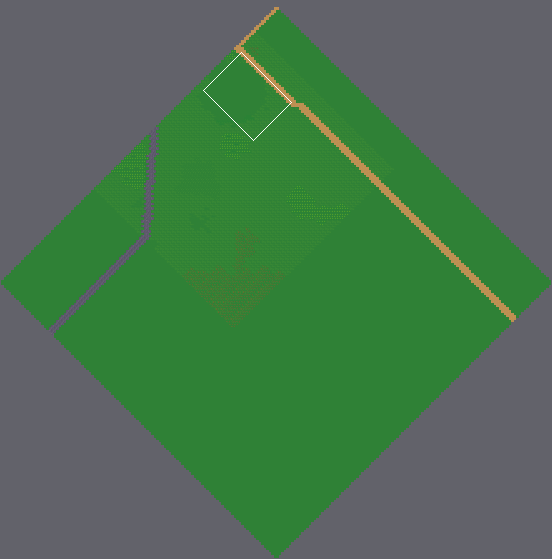
A Tiled map gets an edit: assets/maps/tilemapa.tmx. The picture above shows the old version from afar; the outline marks the close-up.
Close-up. The starting point:
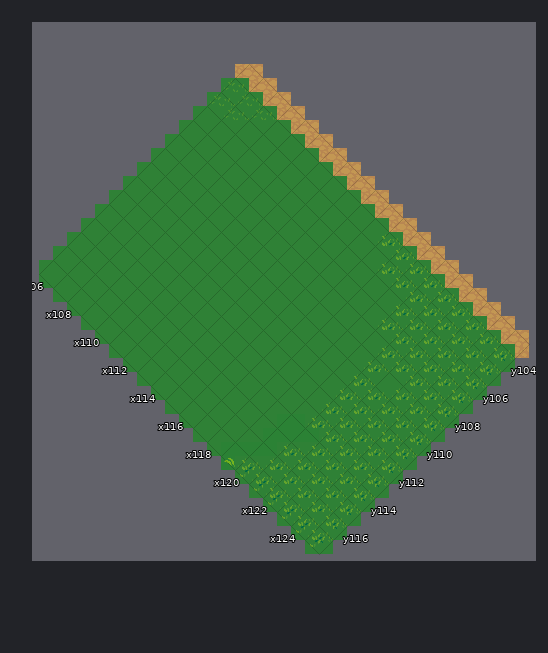
Cells are 32x32 px. Isometric: x runs down to the right, y down to the left. Shown: x 106..125, y 103..117. The commit also changed other parts of the map, which this record leaves out.
After:
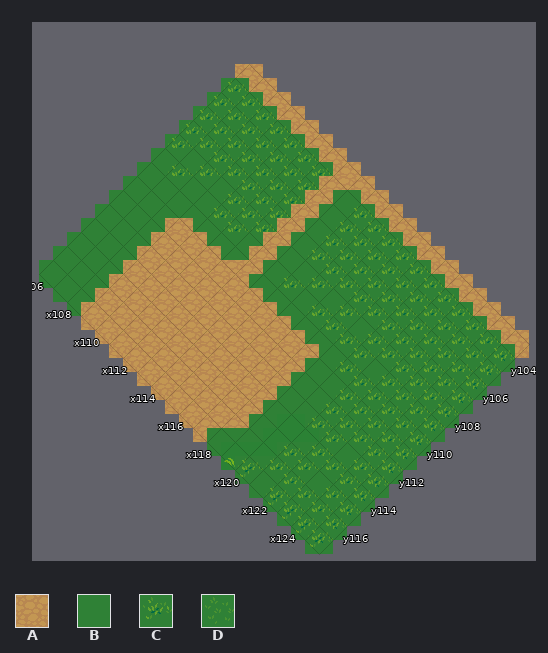
Key: from "terrain": A 97, B 289, C 352, D 353.
_ is an empty cell.
From old to new:
Layer "Tile Layer 1":
y 104: x 106..113 DDDBBBBB -> CCCCCCCA; x 115..116 BB -> CC
y 105: x 106..113 DDBBBBBB -> CCCCCCCA; x 115..117 BBB -> CCC
y 106..107: x 106..113 BBBBBBBB -> CCCCCCCA; x 115..119 BBBBB -> CCCCC
y 108: x 106 B -> C; x 108 B -> C; x 110..113 BBBB -> CCCA; x 116 B -> C; x 118 B -> C; x 120 B -> C
y 109: x 107 B -> C; x 110..111 BB -> CC; x 113 B -> A; x 115 B -> C; x 117..122 BBBBCB -> CCCCBC
y 110: x 113 B -> A; x 120 B -> C
y 111..112: x 109..118 BBBBBBBBBB -> AAAAAAAAAA
y 113: x 109..118 BBBBBBBBBB -> AAAAAAAAAA; x 123 C -> B
y 114: x 109..118 BBBBBBBBBB -> AAAAAAAAAA
y 115: x 109..118 BBBBBBBBBB -> AAAAAAAAAA; x 123 C -> B
y 116: x 109..118 BBBBBBBBBB -> AAAAAAAAAA
y 117: x 109..117 BBBBBBBBB -> AAAAAAAAA; x 121 C -> B
Pixel boxes of the changes (left, top, right, bottom) in both close-ups:
changed: (81, 82, 403, 442)
changed: (308, 444, 361, 484)
changed: (252, 472, 277, 491)
